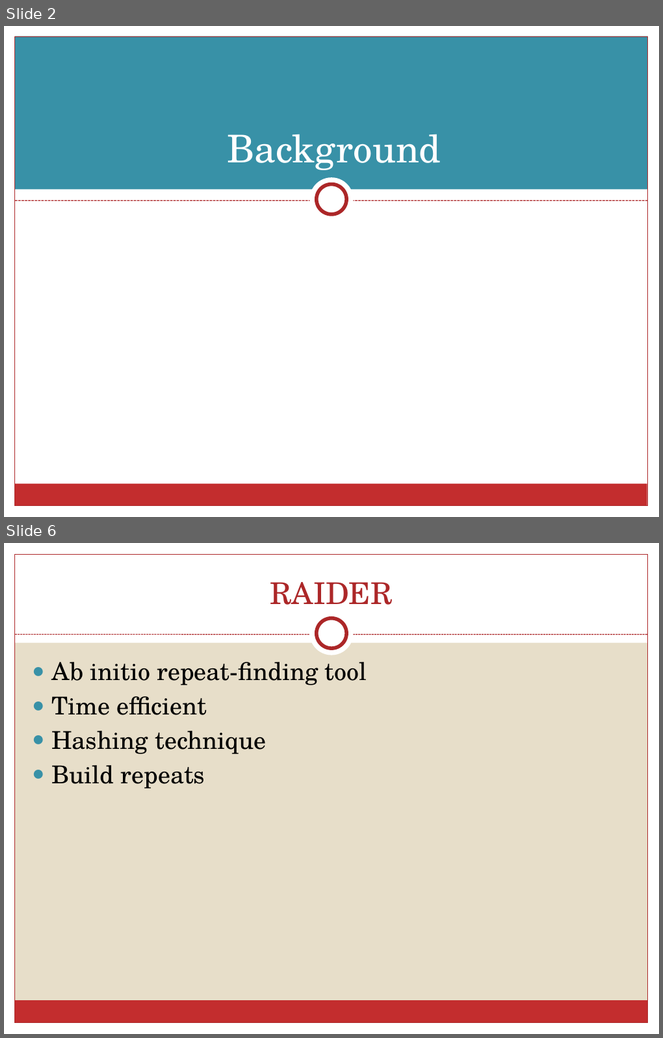
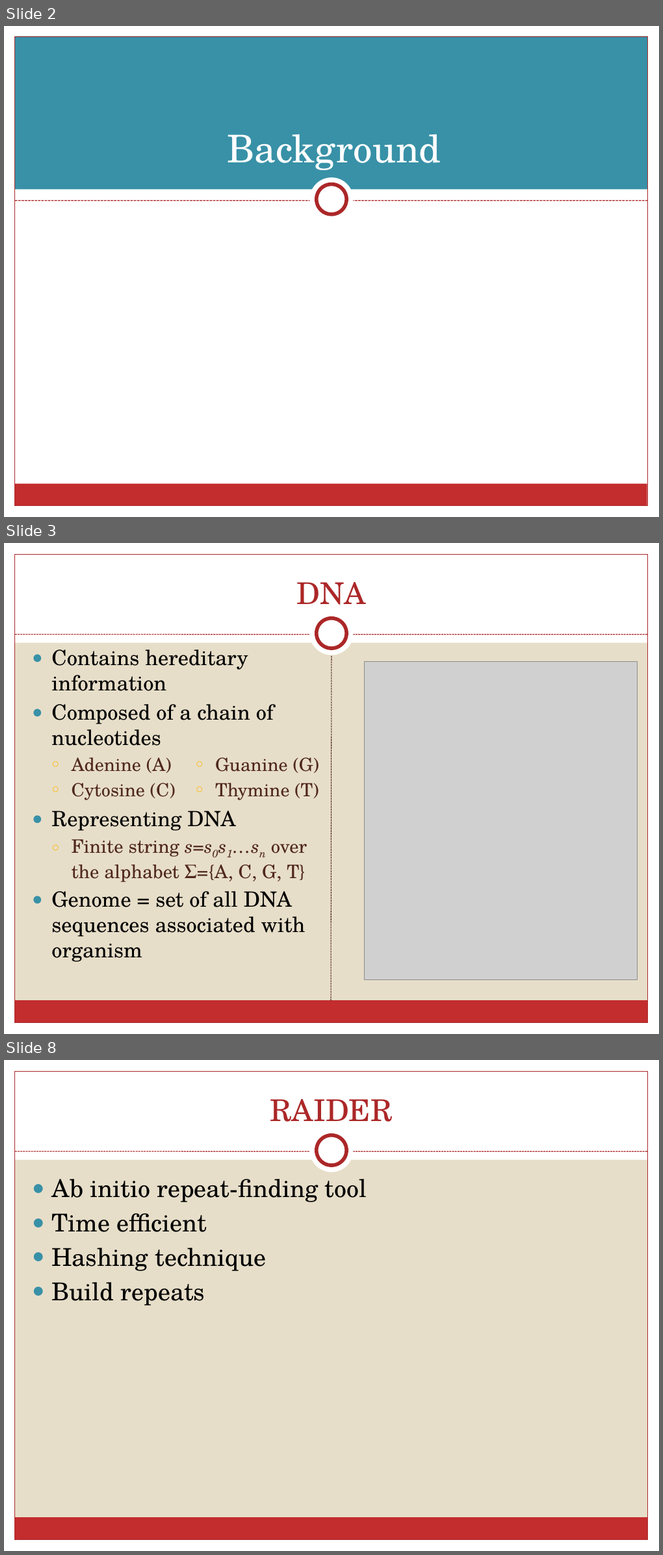
Before and after one commit to schaefce/proposal, a slide deck: SchaefferProposal.pptx. Shown one above the other, each under a label of ours: slides 2 and 6 before the commit, slides 2, 3 and 8 after it; the slides between them are not shown. The pictures are 663x1038 and 663x1555 pixels, drawn with LibreOffice and Linux fonts; fonts in the diff are those of the drawing; grey boxes stand for pictures. Boxes give left, top, right and bottom in pixels: in the first picture for what was removed or moved away, otherwise in the second. Text is boxed around its words. In the diff, an @@ line names an element or a change of style, - is before the commit and + after.

```diff
--- a/SchaefferProposal.pptx
+++ b/SchaefferProposal.pptx
@@ slide 3 added at (4,543,659,1034), background #E7DEC9; not listed: 9 template elements that a slide beside it also shows @@
@@ title added at (297,582,366,605), 33 pt, text #AC2829 @@
+DNA
@@ text added at (51,650,307,962), 23.1 pt, text #000000 @@
+● Contains hereditary information
+● Composed of a chain of nucleotides
+● Representing DNA
+  ○ Finite string s=s0s1…sn over the alphabet Σ={A, C, G, T}
+● Genome = set of all DNA sequences associated with organism
@@ line added from (331, 1001) to (332, 655), #4F271C 0.75 pt dashed @@
@@ picture added at (364,661,638,980) @@
@@ text added at (72,757,319,800), 20 pt, text #4F271C @@
+  ○ Adenine (A)
+  ○ Cytosine (C)
+  ○ Guanine (G)
+  ○ Thymine (T)
@@ what was slide 6 is now slide 8 @@
```
Also in this commit, not shown: 8 slides changed, 4 other slides added.
